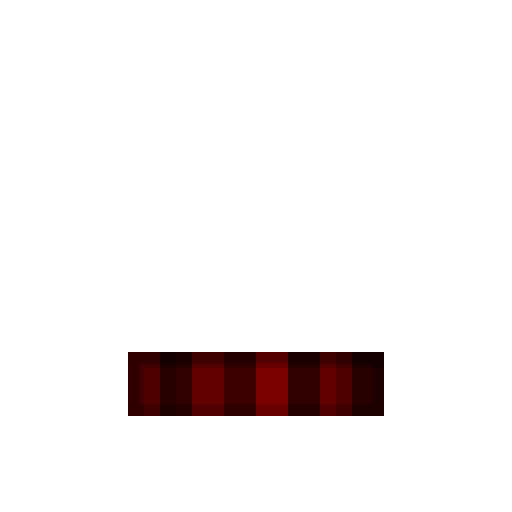
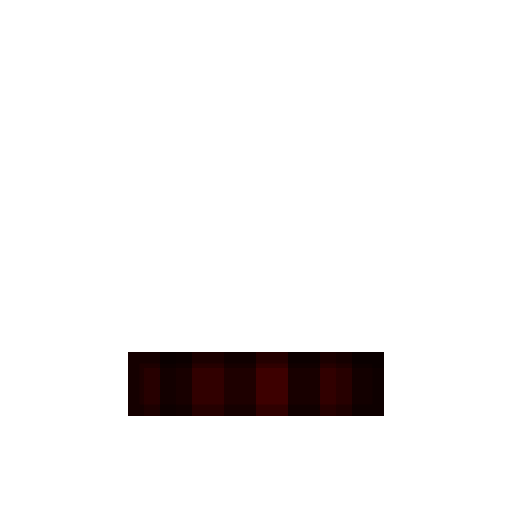
Layers edited between the first and the second 512 x 512 image:
unmasked "Rectangle" (1st of 3) over [176, 352, 336, 416]
unmasked "Rectangle" (2nd of 3) over [224, 352, 288, 416]
unmasked "Composite Path" over [160, 352, 384, 416]
"Rectangle 1": opacity 50% → 75%, unmasked it over [128, 352, 384, 416]
unmasked "Rectangle" (3rd of 3) over [128, 352, 384, 416]
